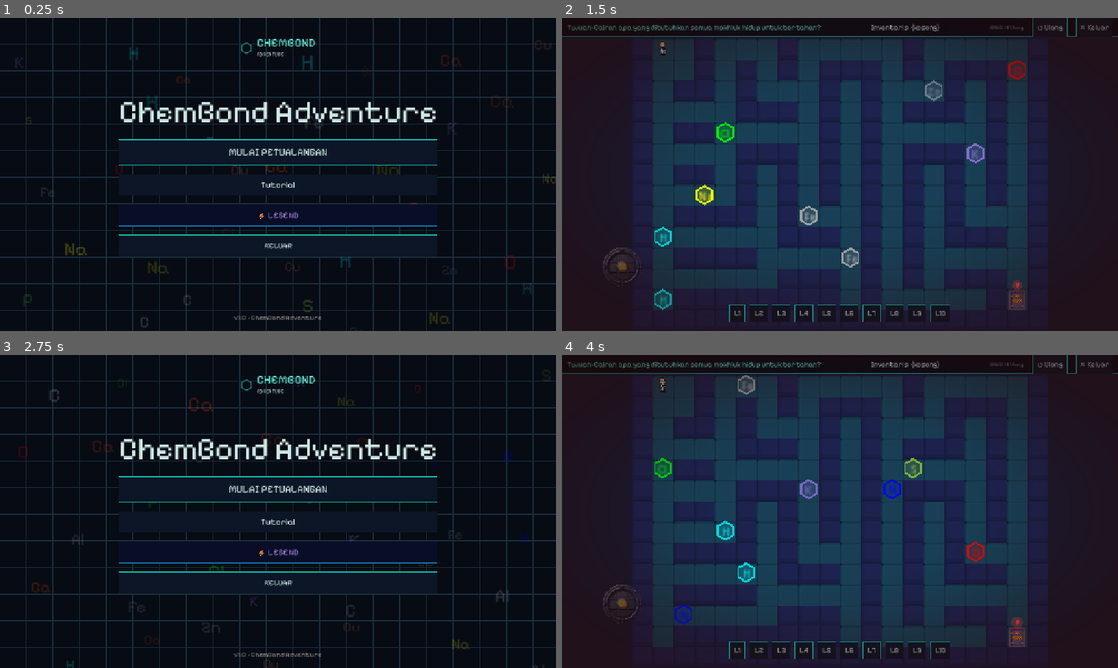
Above: before the commit, frames 1-4 (two rows, left to right).
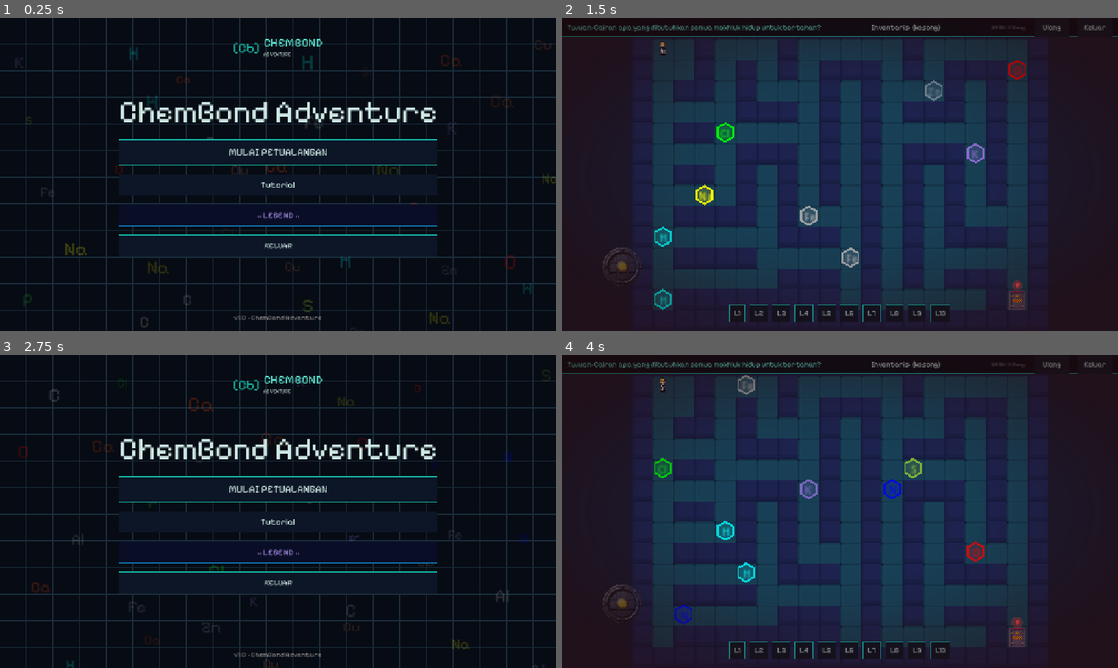
Above: after the commit, the same moments.

Repository: marshal-rizky/Chembond-Adventure
Game: Godot game, scene res://scenes/main_menu.tscn
Same seed, same stepped clock (60 frames per second), same inputs: the game is played once before the commit and once after it. Sound files missing from this copy of the repository are replaced by a short silence.
Inputs:
- Up to frame 1 (0.25 s): no input
- Up to frame 2 (1.5 s): click "MULAI PETUALANGAN" at 0.5 s; click "↺ Ulang" (after the commit: "Ulang") at 1.25 s
- Up to frame 3 (2.75 s): click "✕ Keluar" (after the commit: "Keluar") at 2 s
- Up to frame 4 (4 s): click "MULAI PETUALANGAN" at 2.75 s; click "L1" at 3.5 s

The runs differ from the first frame. In frame 1, 0.4% of the frame differs, in the area x 42-58%, y 6-65%; in frame 2, 0.3%; in frame 3, 0.4%; in frame 4, 0.3%.

Commit message:
fix emoji font

Diff:
--- a/scenes/main_menu.tscn
+++ b/scenes/main_menu.tscn
@@ -49,7 +49,7 @@
 custom_minimum_size = Vector2(0, 50)
 layout_mode = 2
 theme_override_font_sizes/font_size = 20
-text = "⚡ LEGEND"
+text = ":: LEGEND ::"
 modulate = Color(0.8, 0.6, 1.0, 1.0)
 
 [node name="QuitBtn" type="Button" parent="VBoxContainer"]
--- a/scripts/main.gd
+++ b/scripts/main.gd
@@ -40,9 +40,9 @@
 	$UI/HUD/HBar/LeaveBtn.pressed.connect(func(): AudioManager.play_sfx("ui_click"); _go_to_menu())
 
 	# Set teks label tombol
-	$UI/HUD/HBar/ResetBtn.text = "↺ Ulang"
-	$UI/HUD/HBar/LeaveBtn.text = "✕ Keluar"
-	$UI/WinOverlay/VBox/NextBtn.text = "Lanjut →"
+	$UI/HUD/HBar/ResetBtn.text = "Ulang"
+	$UI/HUD/HBar/LeaveBtn.text = "Keluar"
+	$UI/WinOverlay/VBox/NextBtn.text = "Lanjut >"
 
 	# Tombol di TutorialWinOverlay — balik ke menu utama setelah tutorial selesai
 	$UI/TutorialWinOverlay/VBox/MenuBtn.pressed.connect(func():
@@ -246,7 +246,7 @@
 
 	# Tombol OK buat lanjut ke langkah tutorial berikutnya
 	var btn = Button.new()
-	btn.text = "OK ▶"
+	btn.text = "OK >"
 	btn.custom_minimum_size = Vector2(80, 0)
 	btn.size_flags_vertical = Control.SIZE_SHRINK_CENTER
 	btn.theme = UITheme.create_game_theme()
--- a/scripts/main_menu.gd
+++ b/scripts/main_menu.gd
@@ -59,7 +59,7 @@
 
 	# Ikon hexagon dengan warna teal
 	var hex_lbl = Label.new()
-	hex_lbl.text = "⬡"
+	hex_lbl.text = "[Cb]"
 	hex_lbl.add_theme_font_size_override("font_size", 32)
 	hex_lbl.add_theme_color_override("font_color", Color("#14b8a6"))
 	hbox.add_child(hex_lbl)
--- a/scripts/tutorial_manager.gd
+++ b/scripts/tutorial_manager.gd
@@ -112,7 +112,7 @@
 	# Pindah ke langkah berikutnya — kasih feedback "Got it!" dulu baru lanjut
 	if step_complete: return
 	step_complete = true
-	panel_label.text += "\n\n[color=#14b8a6]✓ Mengerti![/color]"
+	panel_label.text += "\n\n[color=#14b8a6]> Mengerti![/color]"
 	# Tunggu bentar biar player sempat baca konfirmasi
 	await get_tree().create_timer(0.8).timeout
 	panel.visible = false
@@ -129,7 +129,7 @@
 	elif not _showing_decoy_warning:
 		# Collect decoy — tampilkan peringatan sekali aja
 		_showing_decoy_warning = true
-		panel_label.text = "[color=#ef4444]⚠ Itu jebakan![/color] Atom berlebih membuat gerbang tetap [b]terkunci[/b].\n\nTekan [b]R[/b] atau ketuk [b]Ulang[/b] untuk coba lagi."
+		panel_label.text = "[color=#ef4444]!! Itu jebakan![/color] Atom berlebih membuat gerbang tetap [b]terkunci[/b].\n\nTekan [b]R[/b] atau ketuk [b]Ulang[/b] untuk coba lagi."
 		dismiss_btn.visible = false
 
 func notify_gate_opened():
